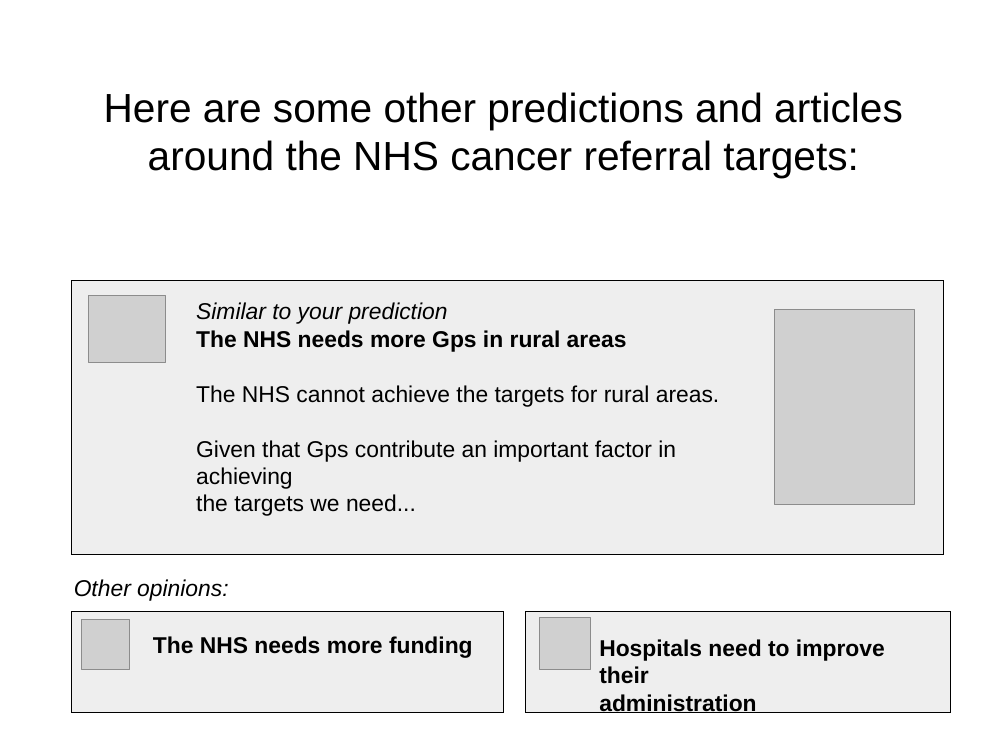
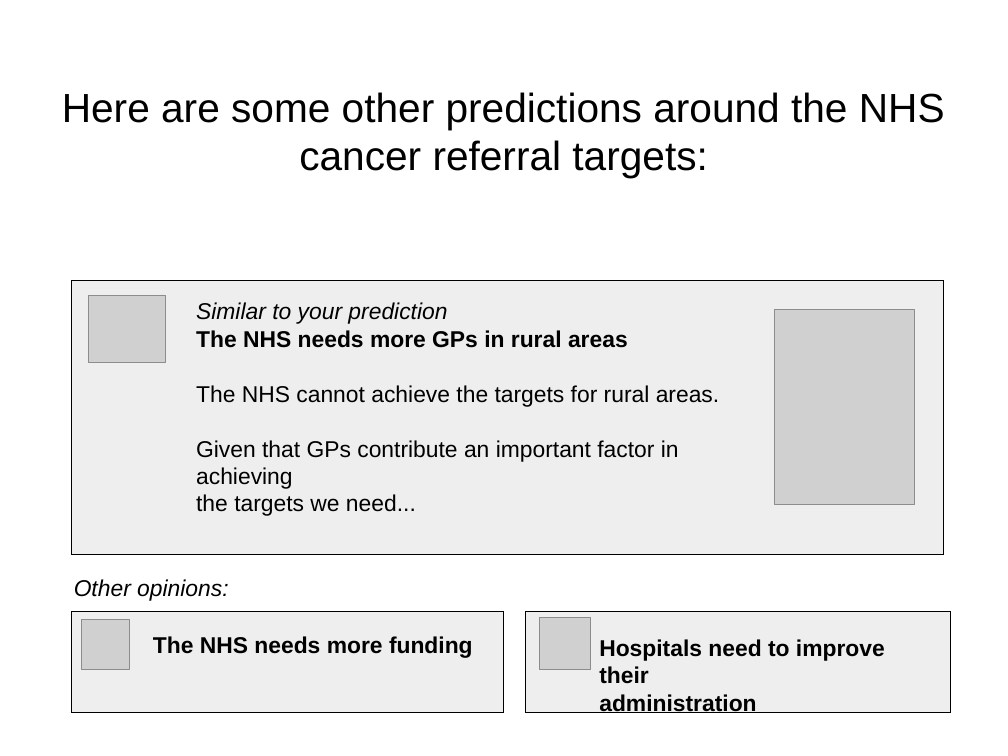
Before and after one commit to PabloLeon/model-driven-journalism, a slide deck: slide 24 of documents/storyboard.pptx (slide 19 before the commit). Drawn at 1008x756 pixels with LibreOffice and Linux fonts; fonts in the diff are those of the drawing; grey boxes stand for pictures. Boxes give left, top, right and bottom in pixels: in the first picture for what was removed or moved away, otherwise in the second. Text is boxed around its words. In the diff, an @@ line names an element or a change of style, - is before the commit and + after.

```diff
--- a/documents/storyboard.pptx
+++ b/documents/storyboard.pptx
@@ subtitle at [62, 92, 945, 178]: text changed @@
-Here are some other predictions and articles around the NHS cancer referral targets:
+Here are some other predictions around the NHS cancer referral targets:
@@ text at [196, 330, 628, 348]: text changed @@
-The NHS needs more Gps in rural areas
+The NHS needs more GPs in rural areas
@@ text at [196, 440, 679, 489]: text changed @@
-Given that Gps contribute an important factor in achieving
+Given that GPs contribute an important factor in achieving
```
Also in this commit, not shown: 7 other slides changed, 9 slides added, 1 slide removed, 1 other file.
